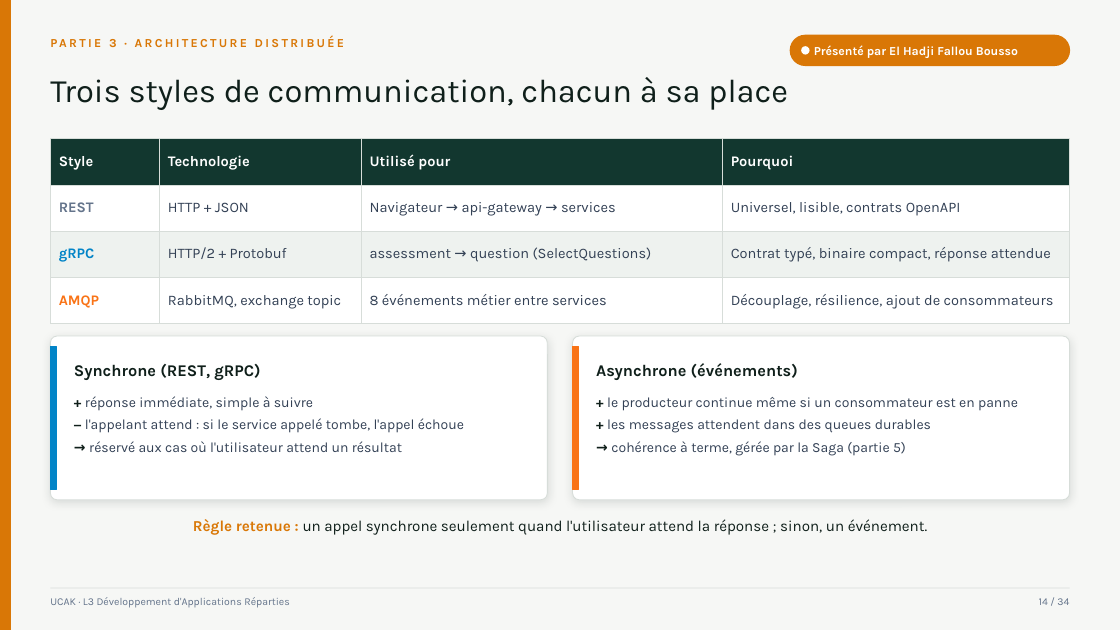
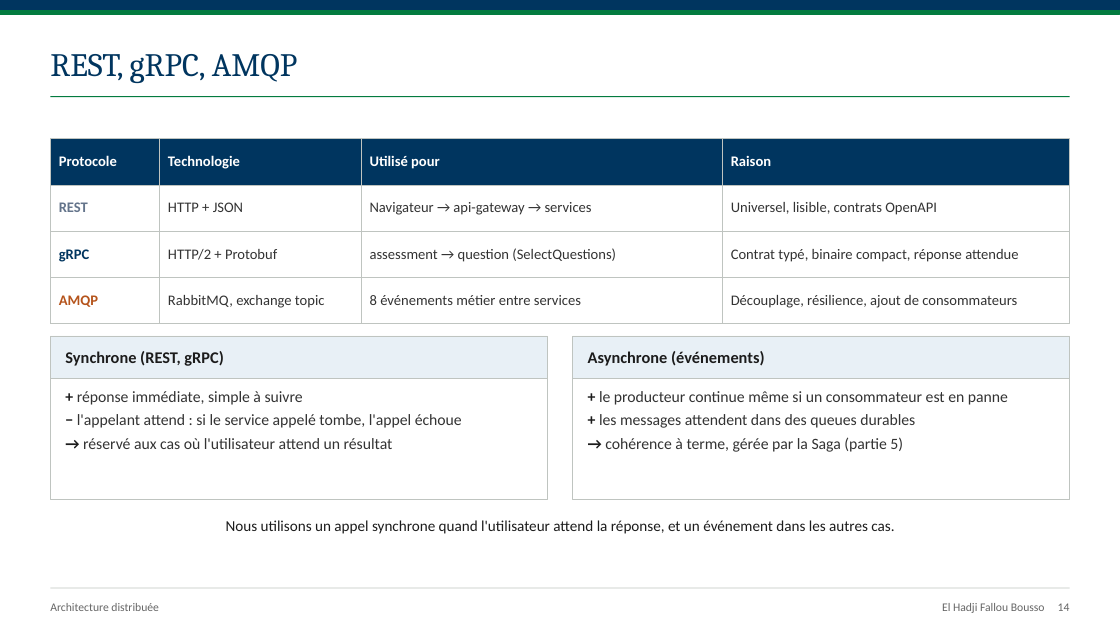
Before and after one commit to makhtar2/tp-microservices-evaluations, a slide deck: slide 14 of presentation/Soutenance-Plateforme-Evaluations.pptx. Drawn at 1120x630 pixels with LibreOffice and Linux fonts; fonts in the diff are those of the drawing. Boxes give left, top, right and bottom in pixels: in the first picture for what was removed or moved away, otherwise in the second. Text is boxed around its words. In the diff, an @@ line names an element or a change of style, - is before the commit and + after.

Commit message:
docs(presentation): nouveau design aux couleurs de l'UCAK, avec logo
Support plus sobre et page de garde classique. L'ancien modèle reste
disponible dans presentation/ancien-modele/.

```diff
--- a/presentation/Soutenance-Plateforme-Evaluations.pptx
+++ b/presentation/Soutenance-Plateforme-Evaluations.pptx
@@ background #F6F7F5 to #FFFFFF @@
@@ rectangle removed at <box>0,0,10,630</box> @@
@@ rectangle added at <box>0,0,1120,10</box>, fill #00355F, outline #00355F 1 pt @@
@@ rectangle added at <box>0,10,1120,14</box>, fill #037B3F, outline #037B3F 1 pt @@
@@ text at <box>50,54,297,83</box>: text changed; font Karla to Cambria; text colour #0F1F1A to #00355F @@
-Trois styles de communication, chacun à sa place
+REST, gRPC, AMQP
@@ rounded rectangle removed at <box>791,35,1070,66</box> @@
@@ ellipse removed at <box>802,46,810,55</box> @@
@@ line added from (50, 97) to (1070, 97), #037B3F 1 pt @@
@@ table at <box>50,139,1070,312</box> @@
-row 1, column 1: Style
+row 1, column 1: Protocole
-row 1, column 4: Pourquoi
+row 1, column 4: Raison
@@ fill #12372F to #00355F in row 1 @@
@@ fill #EEF2EF to #FFFFFF in row 3 @@
@@ font Karla to Calibri @@
@@ text colour #334155 to #333333 in "HTTP + JSON", "Navigateur → api-gateway → services", "Universel, lisible, contrats OpenAPI", "HTTP/2 + Protobuf" and 5 more places @@
@@ text colour #0284C7 to #00355F in "gRPC" @@
@@ text colour #F97316 to #B5541C in "AMQP" @@
@@ borders changed @@
@@ rectangle: place and size @@
-rectangle at <box>50,336,548,500</box>
+rectangle at <box>50,336,548,378</box>
@@ rectangle at <box>50,336,548,378</box>: rounded rectangle to rectangle; fill #FFFFFF to #E8F0F6; outline #D7DDD9 0.75 pt to #BFC4C0 0.75 pt; shadow off @@
@@ rectangle removed at <box>50,346,56,490</box> @@
@@ rectangle added at <box>50,336,548,500</box>, fill #FFFFFF, outline #BFC4C0 0.75 pt @@
@@ text "Synchrone (REST, gRPC)": place and size @@
-text "Synchrone (REST, gRPC)" at <box>74,364,260,380</box>
+text "Synchrone (REST, gRPC)" at <box>65,351,223,366</box>
@@ text "Synchrone (REST, gRPC)" at <box>65,351,223,366</box>: font Karla to Calibri, text colour #0F1F1A to #1C1C1C @@
@@ rectangle at <box>573,336,1070,378</box>: rounded rectangle to rectangle; fill #FFFFFF to #E8F0F6; outline #D7DDD9 0.75 pt to #BFC4C0 0.75 pt; shadow off @@
@@ rectangle: place and size @@
-rectangle at <box>573,336,1070,500</box>
+rectangle at <box>573,336,1070,378</box>
@@ rectangle removed at <box>573,346,579,490</box> @@
@@ rectangle added at <box>573,336,1070,500</box>, fill #FFFFFF, outline #BFC4C0 0.75 pt @@
@@ text "Asynchrone (événements)" at <box>588,351,765,366</box>: font Karla to Calibri, text colour #0F1F1A to #1C1C1C @@
@@ text "Asynchrone (événements)": place and size @@
-text "Asynchrone (événements)" at <box>596,363,798,380</box>
+text "Asynchrone (événements)" at <box>588,351,765,366</box>
@@ text "+ réponse immédiate, simple à ...": place and size @@
-text "+ réponse immédiate, simple à ..." at <box>85,396,464,452</box>
+text "+ réponse immédiate, simple à ..." at <box>77,391,462,449</box>
@@ text "+ réponse immédiate, simple à ..." at <box>77,391,462,449</box>: size 12 to 13.5 pt, font Karla to Calibri, text colour #334155 to #333333; text colour #0F1F1A to #1C1C1C in "+", "−", "→"; bullet ● to •; less space between paragraphs @@
@@ text "+ le producteur continue même ...": place and size @@
-text "+ le producteur continue même ..." at <box>607,397,1018,456</box>
+text "+ le producteur continue même ..." at <box>599,391,1008,452</box>
@@ text "+ le producteur continue même ..." at <box>599,391,1008,452</box>: size 12 to 13.5 pt, font Karla to Calibri, text colour #334155 to #333333; text colour #0F1F1A to #1C1C1C in "+", "+", "→"; bullet ● to •; less space between paragraphs @@
@@ text at <box>226,520,894,534</box>: text changed; font Karla to Calibri; text colour #0F1F1A to #1C1C1C @@
-Règle retenue : un appel synchrone seulement quand l'utilisateur attend la réponse ; sinon, un événement.
+Nous utilisons un appel synchrone quand l'utilisateur attend la réponse, et un événement dans les autres cas.
@@ text "Architecture distribuée" at <box>50,603,159,611</box>: vertical alignment top to middle @@
@@ text removed at <box>50,597,290,608</box> @@
-UCAK · L3 Développement d'Applications Réparties
@@ text removed at <box>1039,598,1069,605</box> @@
-14 / 34
@@ text at <box>50,603,159,611</box>: text changed; size 10.5 to 10 pt; font Karla to Calibri; text colour #D97706 to #666666; bold off @@
-PARTIE 3 · ARCHITECTURE DISTRIBUÉE
+Architecture distribuée
@@ text at <box>942,603,1070,613</box>: text changed; size 10.5 to 10 pt; font Karla to Calibri; text colour #FFFFFF to #666666; bold off @@
-Présenté par El Hadji Fallou Bousso
+El Hadji Fallou Bousso 14
```
Also in this commit, not shown: 31 other slides changed, 2 slides added, 2 slides removed, 14 other files.
